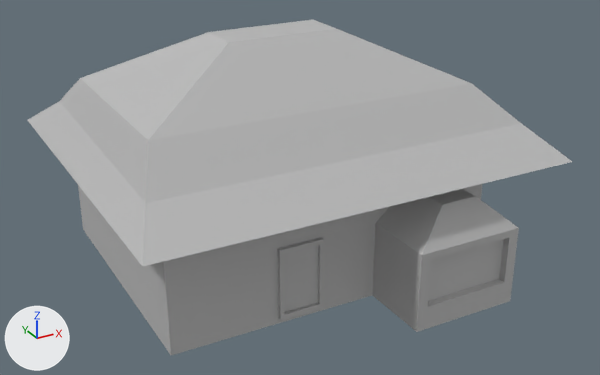
An edit to the FBX model Assets/Models/Asset_HOuse03.fbx, drawn before and after from the same camera.
One viewpoint serves both versions: a 50 mm camera at (-16.9, -32.3, 19.5) aimed at (0.3, -1.0, 3.9). Lighting does not change. The marker at lower left points along +X, +Y and +Z. Where no turn or scale is listed for an object, it has been applied to the vertices.
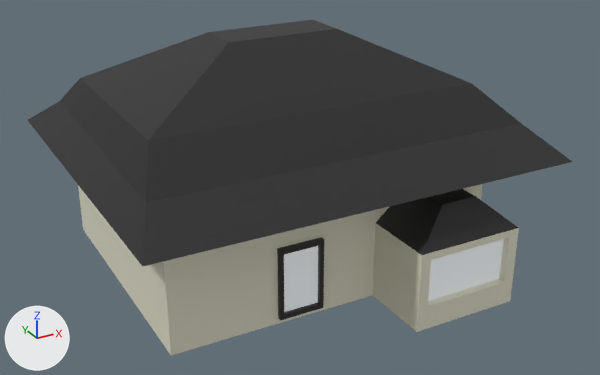
Where the change shows, as pixel boxes (x1, y1, x2, y2) in the pictures (600 x 375 px):
part 1 of me_mesh, recoloured
    both: (284, 246, 318, 312)
part 2 of me_mesh, recoloured
    both: (428, 239, 504, 301)
part 3 of me_mesh, recoloured (grey to black)
    both: (142, 29, 572, 320)
part 4 of me_mesh, recoloured
    both: (209, 20, 336, 42)
part 5 of me_mesh, recoloured (grey to black)
    both: (28, 32, 229, 266)
part 6 of me_mesh, recoloured
    both: (164, 184, 519, 355)
part 7 of me_mesh, recoloured
    both: (78, 185, 171, 355)

The change, as a diff of the scene's bpy script:
```diff
--- a/Assets/Models/Asset_HOuse03.fbx.py
+++ b/Assets/Models/Asset_HOuse03.fbx.py
@@ mat_lambert24 @@
+mat_lambert24 = principled_material('lambert24')
+mat_lambert24.base_color = (0.794, 0.785, 0.622)  # white #e6e5cf
@@ mat_lambert17 @@
+mat_lambert17 = principled_material('lambert17')
+mat_lambert17.base_color = (0.423, 0.47, 0.5)  # grey #aeb6bc
+mat_lambert17.emission_color = (0.283, 0.283, 0.283)  # grey #919191
+mat_lambert17.emission_strength = 1.0
@@ mat_lambert10 @@
+mat_lambert10 = principled_material('lambert10')
+mat_lambert10.base_color = (0.0194, 0.0194, 0.0194)  # black #262626
@@ me_mesh @@
 me_mesh.from_pydata(...)  # 64 vertices, 48 faces; spans x -9.8..9.8, y -8.8..8.8, z 0.0..11.1
 # used by ob_polysurface250; location = (0.0, 0.0, 0.0)
+# me_mesh part 1: the 1 face centred in x -2.2, y -5.5, z 1.9 switches from mat_lambert1 (grey #bcbcbc) to mat_lambert17 (grey #aeb6bc)
+# me_mesh part 2: the 1 face centred in x 4.1, y -8.5, z 2.2 switches from mat_lambert1 (grey #bcbcbc) to mat_lambert17 (grey #aeb6bc)
+# me_mesh part 3: 19 of the faces centred in x -3.2..5.9, y -8.3..-2.5, z 0.4..9.9 switch from mat_lambert1 (grey #bcbcbc) to mat_lambert10 (black #262626)
+# me_mesh part 4: 5 of the faces centred in x -0.3..0.0, y 0.4..8.1, z 5.9..11.1 switch from mat_lambert1 (grey #bcbcbc) to mat_lambert10 (black #262626)
+# me_mesh part 5: 4 of the faces centred in x -9.3..-5.4, y 0.3..0.6, z 5.9..9.9 switch from mat_lambert1 (grey #bcbcbc) to mat_lambert10 (black #262626)
+# me_mesh part 6: 11 of the faces centred in x -0.3..6.7, y -8.8..-5.5, z 0.5..3.5 switch from mat_lambert1 (grey #bcbcbc) to mat_lambert24 (white #e6e5cf)
+# me_mesh part 7: 1 of the faces centred in x -8.0, y 1.0, z 2.9 switch from mat_lambert1 (grey #bcbcbc) to mat_lambert24 (white #e6e5cf)
+me_mesh.materials.append(mat_lambert17)  # grey #aeb6bc
```
